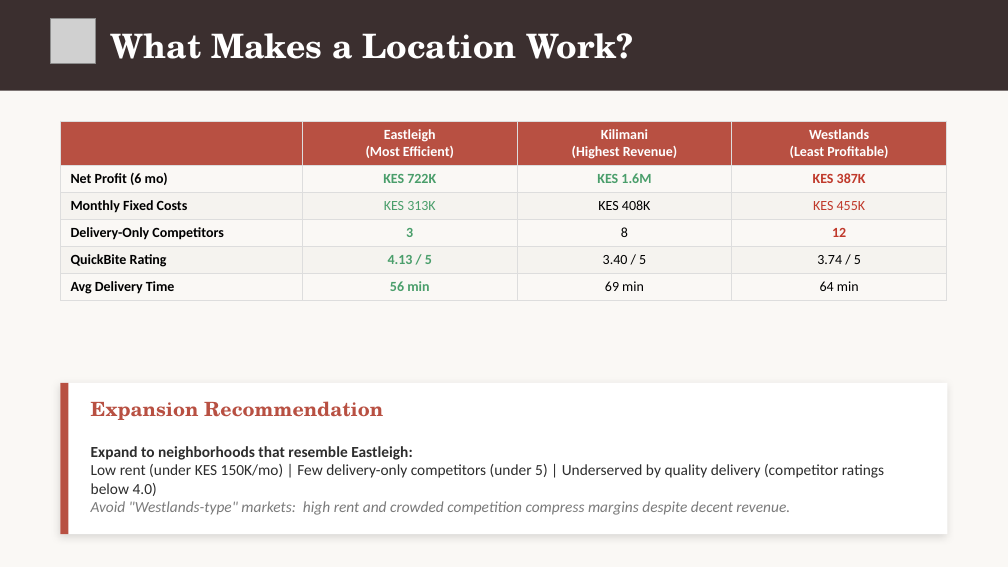
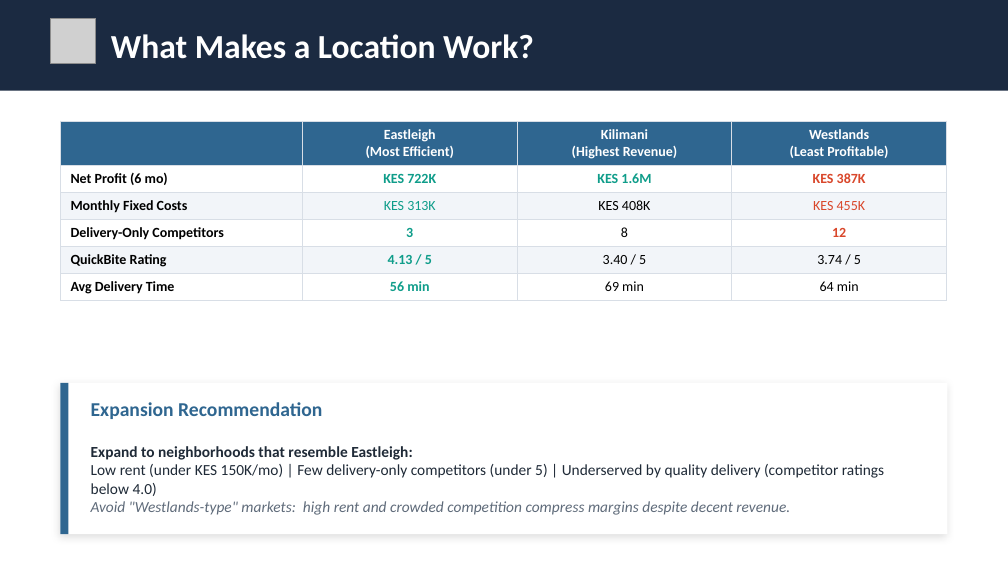
Before and after one commit to Diana-Injelwa/Quickbites-Case-Study, a slide deck: slide 4 of Quickbites Analysis.pptx. Drawn at 1008x567 pixels with LibreOffice and Linux fonts; fonts in the diff are those of the drawing; grey boxes stand for pictures. Boxes give left, top, right and bottom in pixels: in the first picture for what was removed or moved away, otherwise in the second. Text is boxed around its words. In the diff, an @@ line names an element or a change of style, - is before the commit and + after.

```diff
--- a/Quickbites Analysis.pptx
+++ b/Quickbites Analysis.pptx
@@ background #FAF8F5 to #FFFFFF @@
@@ rectangle at box(0, 0, 1008, 91): fill #3B2F2F to #1B2A41 @@
@@ text "What Makes a Location Work?" at box(111, 34, 534, 59): font TeX Gyre Schola to Calibri @@
@@ table at box(60, 121, 947, 299) @@
@@ fill #B85042 to #2F6690 in row 1 @@
@@ fill #F5F3EF to #F2F5F9 in 8 cells @@
@@ text colour #4A9E6B to #0F9D8A in "KES 722K", "KES 1.6M", "KES 313K", "3" and 2 more places @@
@@ text colour #C0392B to #D9472B in "KES 387K", "KES 455K", "12" @@
@@ borders changed @@
@@ rectangle at box(60, 383, 69, 534): fill #B85042 to #2F6690 @@
@@ text "Expansion Recommendation" at box(91, 402, 322, 419): font TeX Gyre Schola to Calibri, text colour #B85042 to #2F6690 @@
@@ text "Expand to neighborhoods that resemble ..." at box(91, 446, 884, 515): text colour #2D2D2D to #1F2A37 in "Expand to neighborhoods that resemble Eastleigh:", "Low rent (under KES 150K/mo) | Few ..."; text colour #7A7A7A to #5F6B7A in "Avoid "Westlands-type" markets: high rent and crowded ..." @@
```
Also in this commit, not shown: 9 other slides changed.
